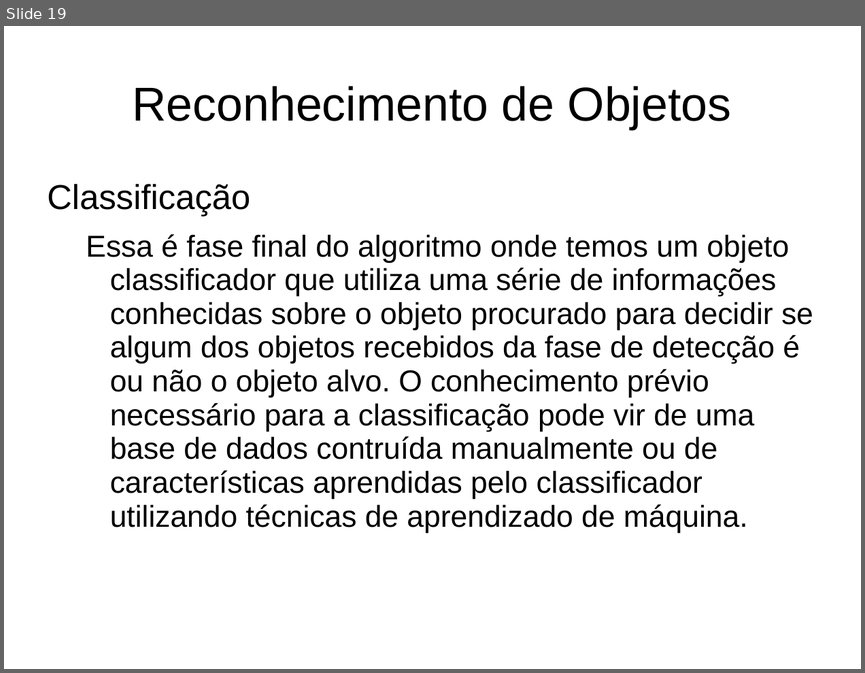
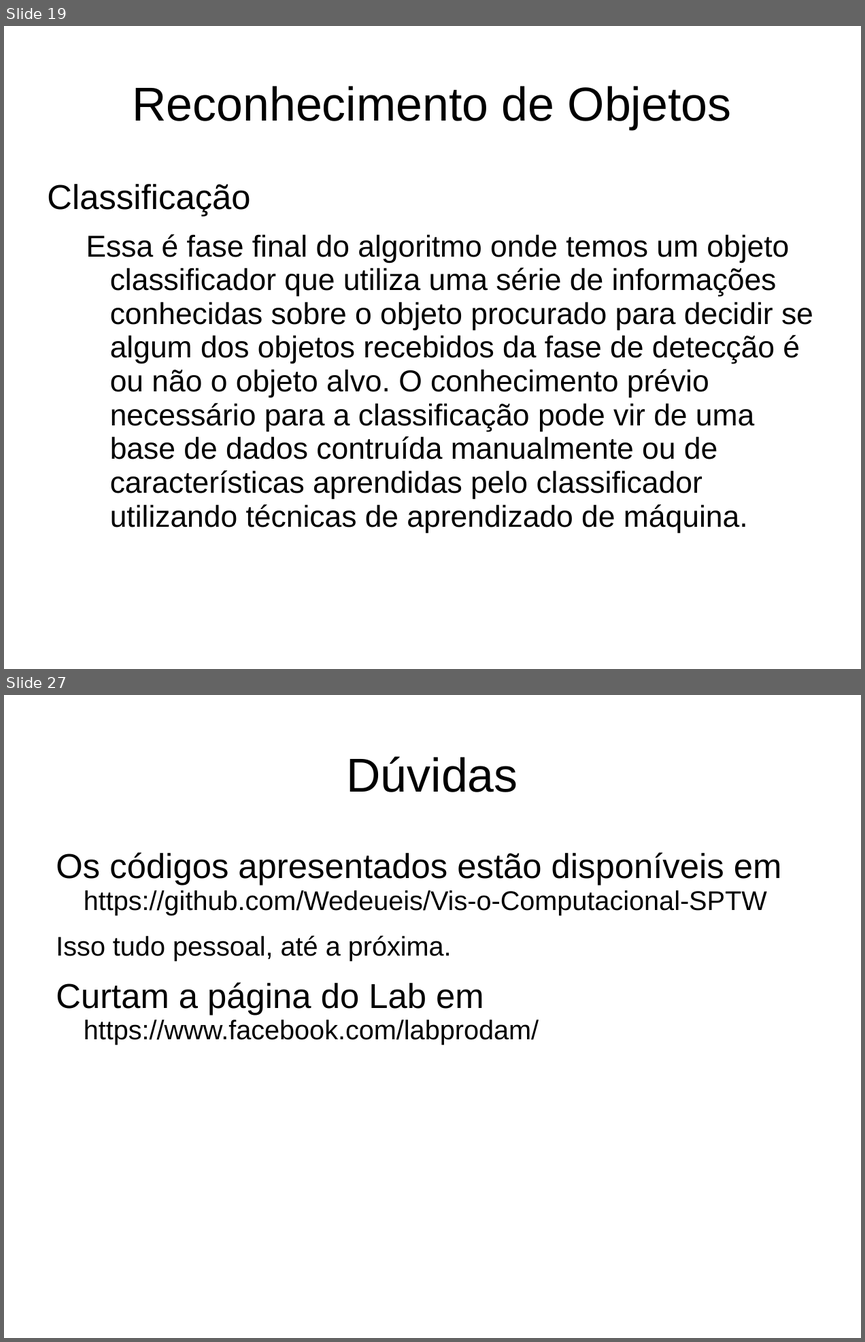
Before and after one commit to Wedeueis/Vis-o-Computacional-SPTW, a slide deck: VC_slideshow.ppt. Shown one above the other, each under a label of ours: slide 19 before the commit, slides 19 and 27 after it; the slides between them are not shown. The pictures are 865x673 and 865x1342 pixels, drawn with LibreOffice and Linux fonts; fonts in the diff are those of the drawing. Boxes give left, top, right and bottom in pixels: in the first picture for what was removed or moved away, otherwise in the second. Text is boxed around its words. In the diff, an @@ line names an element or a change of style, - is before the commit and + after.

```diff
--- a/VC_slideshow.ppt
+++ b/VC_slideshow.ppt
@@ slide 27 added at (x1=4, y1=695, x2=861, y2=1338), background #FFFFFF @@
@@ title added at (x1=346, y1=756, x2=517, y2=792), 44 pt, text #000000 @@
+Dúvidas
@@ text added at (x1=56, y1=852, x2=782, y2=1045), 25 pt, text #000000 @@
+Os códigos apresentados estão disponíveis em https://github.com/Wedeueis/Vis-o-Computacional-SPTW
+Isso tudo pessoal, até a próxima.
+Curtam a página do Lab em https://www.facebook.com/labprodam/
```
Also in this commit, not shown: 1 slide changed, 7 other slides added, 4 other files.
